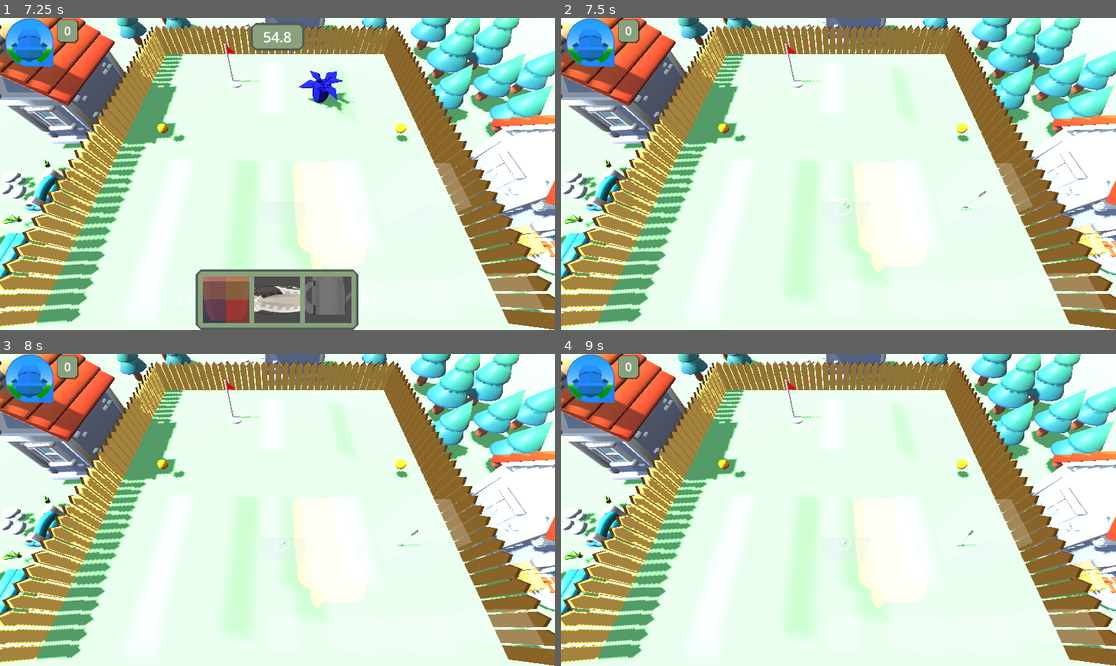
Above: before the commit, frames 1-4 (two rows, left to right).
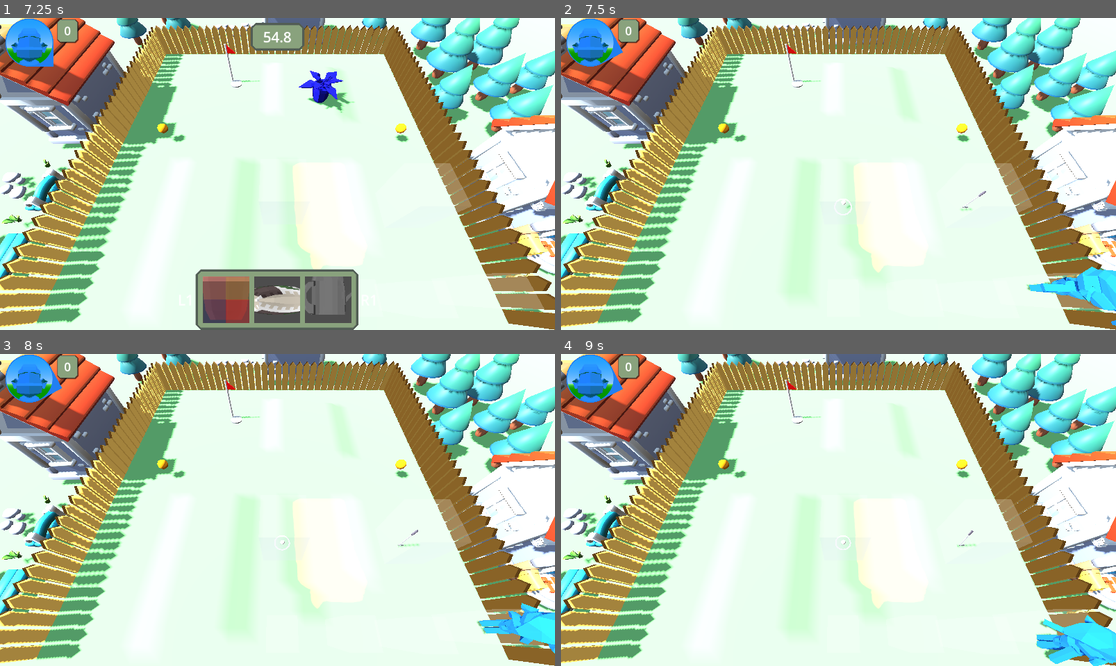
Above: after the commit, the same moments.

Repository: ronincampbell/GDS2Project
Game: Godot game, scene res://maps/lobby.tscn
The game is run twice, just before and just after one commit, with the same random seed, the same clock (stepped at 60 frames per second) and the same inputs. The engine's default icon, where the game draws it, is replaced by a stand-in: a white triangle on a blue panel in a dark square.
Inputs (mouse positions are in pixels of both pictures, inside the frame that each line leads up to):
- Up to frame 1 (7.25 s): tap Enter (KeyboardJoin) at 0.5, 1.35 s; move the mouse to (399, 158) at 0.52 s; hold D (PlayerRight) 0.53-1.28 s; tap F (CastSpell) at 0.6, 6.6 s; click (399, 158) at 0.67 s; move the mouse to (166, 189) at 1.27 s; hold S (PlayerDown) 1.28-2.03 s; tap Space at 2 s; move the mouse to (333, 105) at 2.02 s; hold D (PlayerRight) 2.03-2.78 s; hold E (PlayerInteract) 2.03-2.78 s; move the mouse to (249, 236) at 2.77 s; hold W (PlayerUp) 2.78-3.53 s; tap Q at 2.85 s; click (249, 236) at 2.92 s; move the mouse to (444, 220) at 3.52 s; hold A (PlayerLeft) 3.53-5.03 s; tap I at 3.6 s; move the mouse to (111, 127) at 4.27 s; tap U at 4.35 s; move the mouse to (305, 174) at 5.02 s; hold S (PlayerDown) 5.03-5.78 s; hold K 5.03-5.78 s; click (305, 174) at 5.17 s; move the mouse to (194, 96) at 5.77 s; hold D (PlayerRight) 5.78-6.53 s; tap J at 5.85 s; move the mouse to (399, 158) at 6.52 s; hold W (PlayerUp) from 6.53 s (still down)
- Up to frame 2 (7.5 s): move the mouse to (727, 189) at 7.27 s; release W (PlayerUp) at 7.28 s; hold D (PlayerRight) from 7.28 s (still down); tap Enter (KeyboardJoin) at 7.35 s; click (727, 189) at 7.42 s
- Up to frame 3 (8 s): keep holding D (PlayerRight)
- Up to frame 4 (9 s): move the mouse to (894, 441) at 8.02 s; release D (PlayerRight) at 8.03 s; hold S (PlayerDown) 8.03-8.78 s; hold E (PlayerInteract) 8.03-8.78 s; move the mouse to (810, 572) at 8.77 s; hold A (PlayerLeft) from 8.78 s (still down); tap Q at 8.85 s

Frame 1 is identical in both runs. In frame 2, 1.3% of the frame differs, in the area x 1-100%, y 0-99%; in frame 3, 1.2%; in frame 4, 1.7%, in the area x 1-100%, y 0-100%.
Error before the commit: Invalid assignment of property or key 'position' with value of type 'Vector3' on a base object of type 'null instance'. (res://scripts/game_manager.gd:122)

Commit message:
Fixed gnome.tscn

Diff:
--- a/CoreObjects/gnome.tscn
+++ b/CoreObjects/gnome.tscn
@@ -54,8 +54,7 @@
 stream_2/stream = ExtResource("17_jgpo3")
 stream_3/stream = ExtResource("18_7a58a")
 
-[node name="Gnome" type="RigidBody3D" groups=["CameraTarget"]]
-[node name="Gnome" type="RigidBody3D" groups=["pushable"]]
+[node name="Gnome" type="RigidBody3D" groups=["CameraTarget", "pushable"]]
 
 collision_layer = 2
 collision_mask = 5
